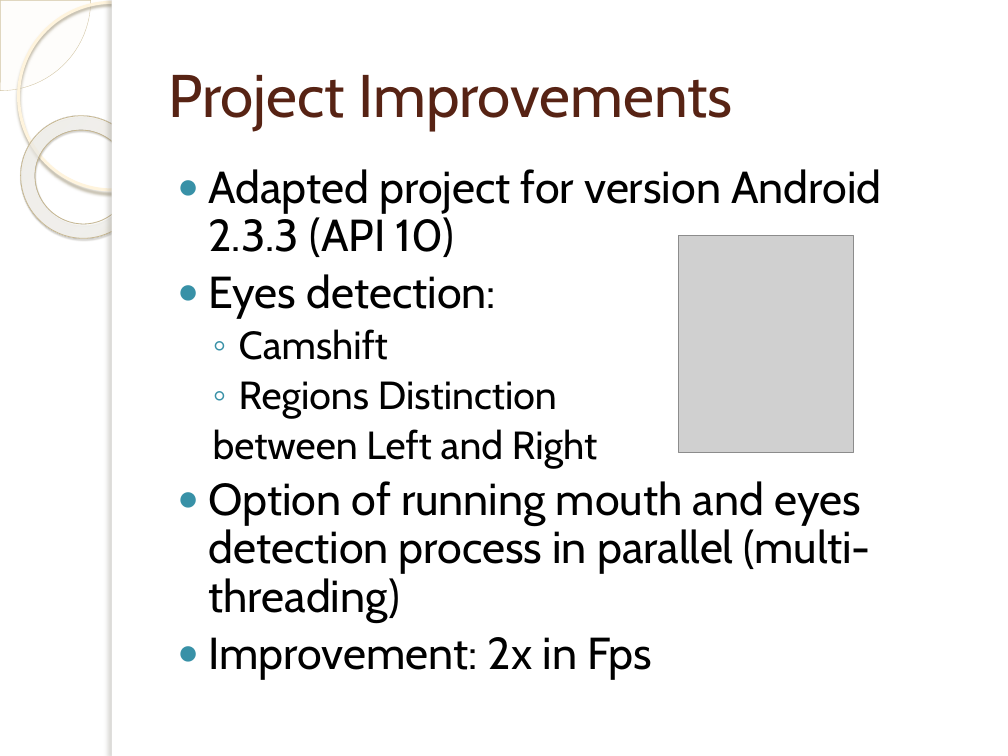
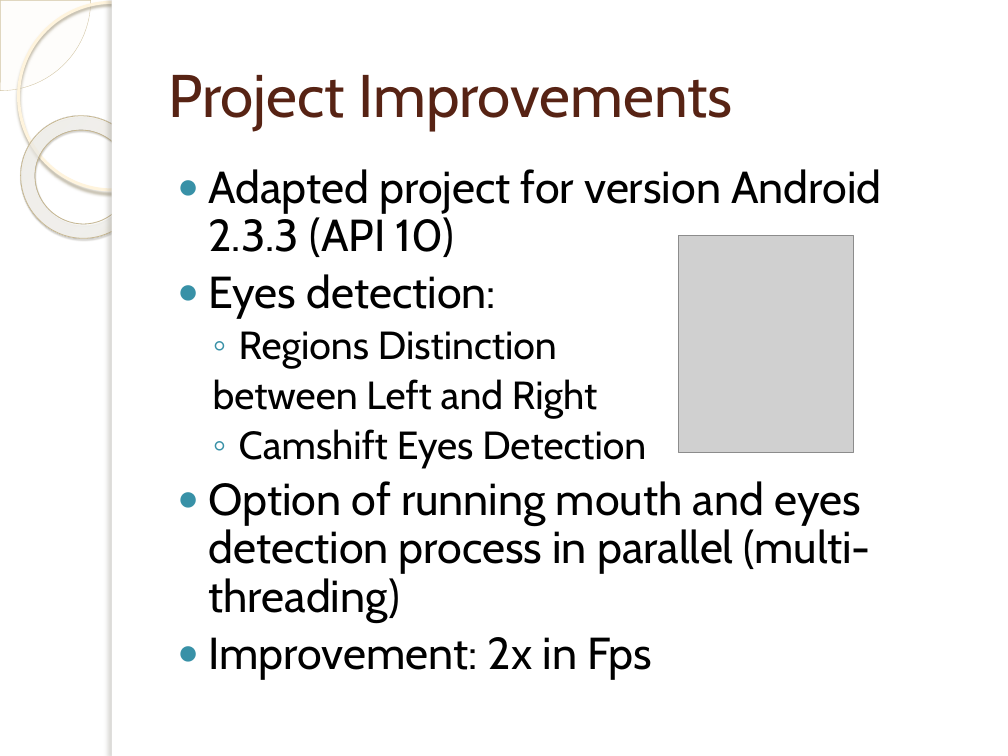
Before and after one commit to desperado1992/ivandroid, a slide deck: slide 9 of Presentacion/doc/EMOTICONIZER.pptx. Drawn at 1008x756 pixels with LibreOffice and Linux fonts; fonts in the diff are those of the drawing; grey boxes stand for pictures; background and template pictures are left out. Boxes give left, top, right and bottom in pixels: in the first picture for what was removed or moved away, otherwise in the second. Text is boxed around its words. In the diff, an @@ line names an element or a change of style, - is before the commit and + after.

```diff
--- a/Presentacion/doc/EMOTICONIZER.pptx
+++ b/Presentacion/doc/EMOTICONIZER.pptx
@@ text at (239, 329, 388, 360): paragraph removed @@
-  ◦ Camshift
@@ text at (239, 429, 646, 469): paragraph added @@
+  ◦ Camshift Eyes Detection
```
Also in this commit, not shown: 5 other slides changed, 4 slides added, 1 slide removed.
